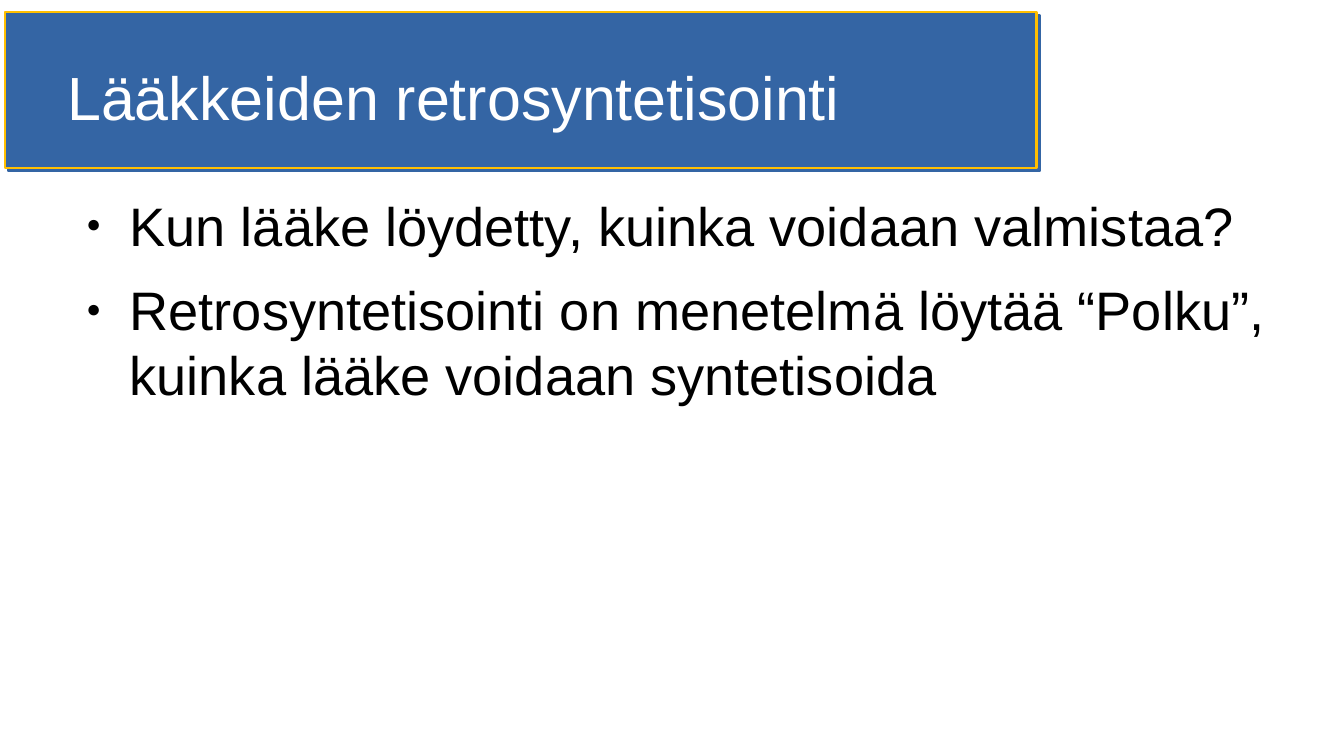
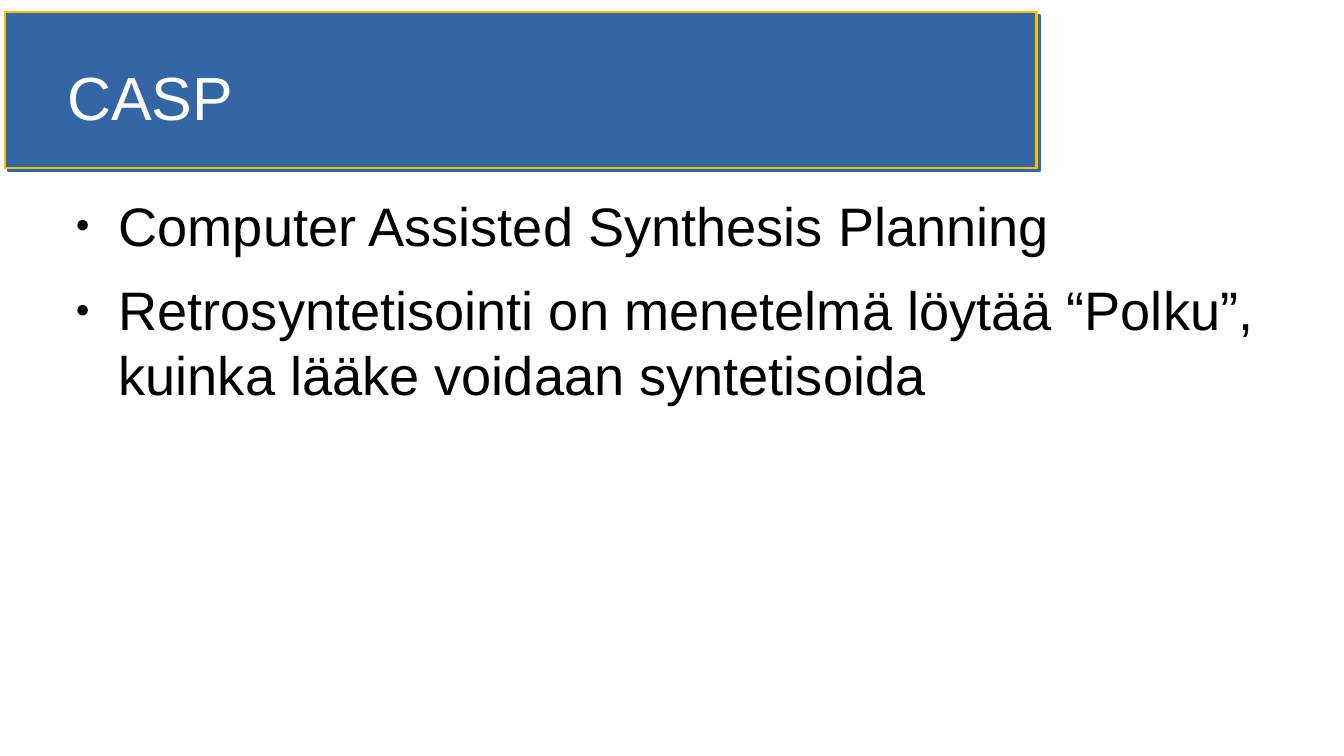
Before and after one commit to HegePI/kanditutkielma, a slide deck: slide 9 of esitelmä.odp (slide 6 before the commit). Drawn at 1344x756 pixels with LibreOffice and Linux fonts; fonts in the diff are those of the drawing. Boxes give left, top, right and bottom in pixels: in the first picture for what was removed or moved away, otherwise in the second. Text is boxed around its words. In the diff, an @@ line names an element or a change of style, - is before the commit and + after.

```diff
--- a/esitelmä.odp
+++ b/esitelmä.odp
@@ title at [67,77,233,121]: text changed @@
-Lääkkeiden retrosyntetisointi
+CASP
@@ text "Computer Assisted Synthesis Planning": place and size @@
-text "Computer Assisted Synthesis Planning" at [130,206,1265,405]
+text "Computer Assisted Synthesis Planning" at [119,206,1254,405]
@@ text at [119,206,1049,255]: text changed @@
-● Kun lääke löydetty, kuinka voidaan valmistaa?
+● Computer Assisted Synthesis Planning
```
Also in this commit, not shown: 3 other slides changed, 5 slides added, 4 slides removed, 5 other files.
